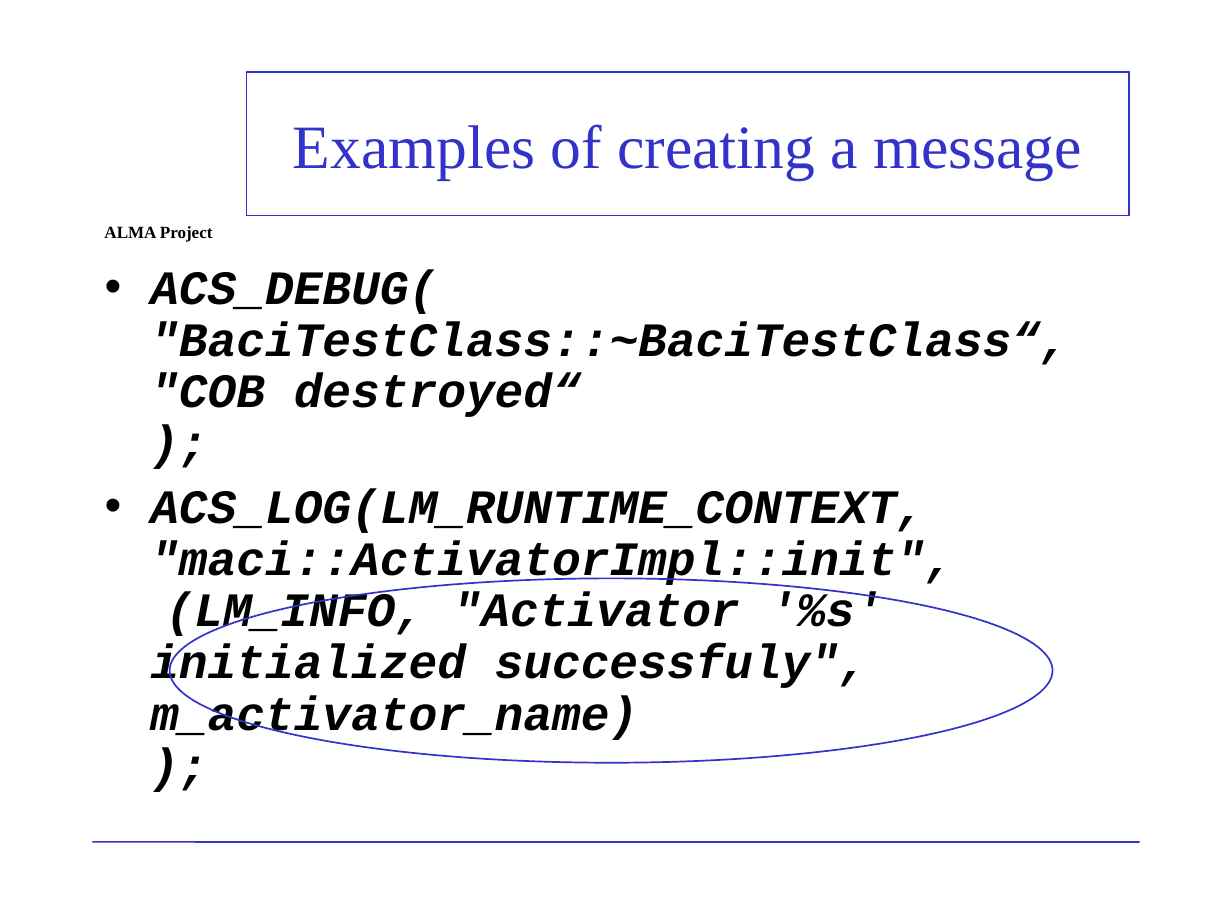
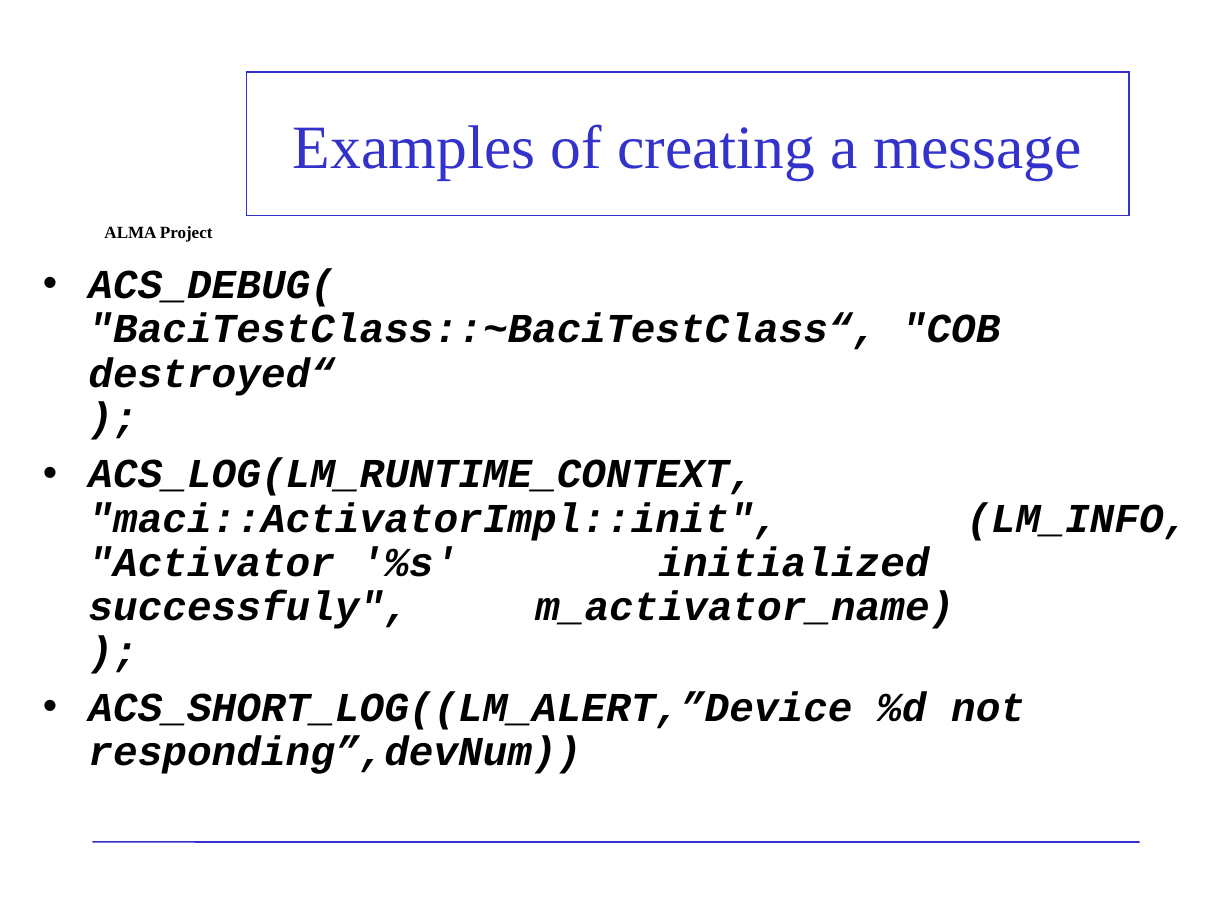
Before and after one commit to ACS-Community/ACS, a slide deck: slide 8 of Documents/ACS-Course/ACSCourse-LoggingCPPJava.ppt. Drawn at 1232x924 pixels with LibreOffice and Linux fonts; fonts in the diff are those of the drawing; background and template pictures are left out. Boxes give left, top, right and bottom in pixels: in the first picture for what was removed or moved away, otherwise in the second. Text is boxed around its words. In the diff, an @@ line names an element or a change of style, - is before the commit and + after.

```diff
--- a/Documents/ACS-Course/ACSCourse-LoggingCPPJava.ppt
+++ b/Documents/ACS-Course/ACSCourse-LoggingCPPJava.ppt
@@ text "ACS_DEBUG( "BaciTestClass::~BaciTestClass“, "COB destroyed“  ..." moved from (x1=150, y1=269, x2=1068, y2=744) to (x1=88, y1=268, x2=1188, y2=774) @@
@@ text at (x1=88, y1=268, x2=1188, y2=629): size 28 to 24 pt in "ACS_DEBUG( "BaciTestClass::~BaciTestClass“, "COB destroyed“  ...", "ACS_LOG(LM_RUNTIME_CONTEXT, "maci::ActivatorImpl::init", (LM ..." @@
@@ ellipse removed at (x1=170, y1=578, x2=1053, y2=763) @@
@@ text at (x1=88, y1=691, x2=1025, y2=774): paragraph added @@
+• ACS_SHORT_LOG((LM_ALERT,”Device %d not responding”,devNum))
```
Also in this commit, not shown: 6 other slides changed, 1 other file.
